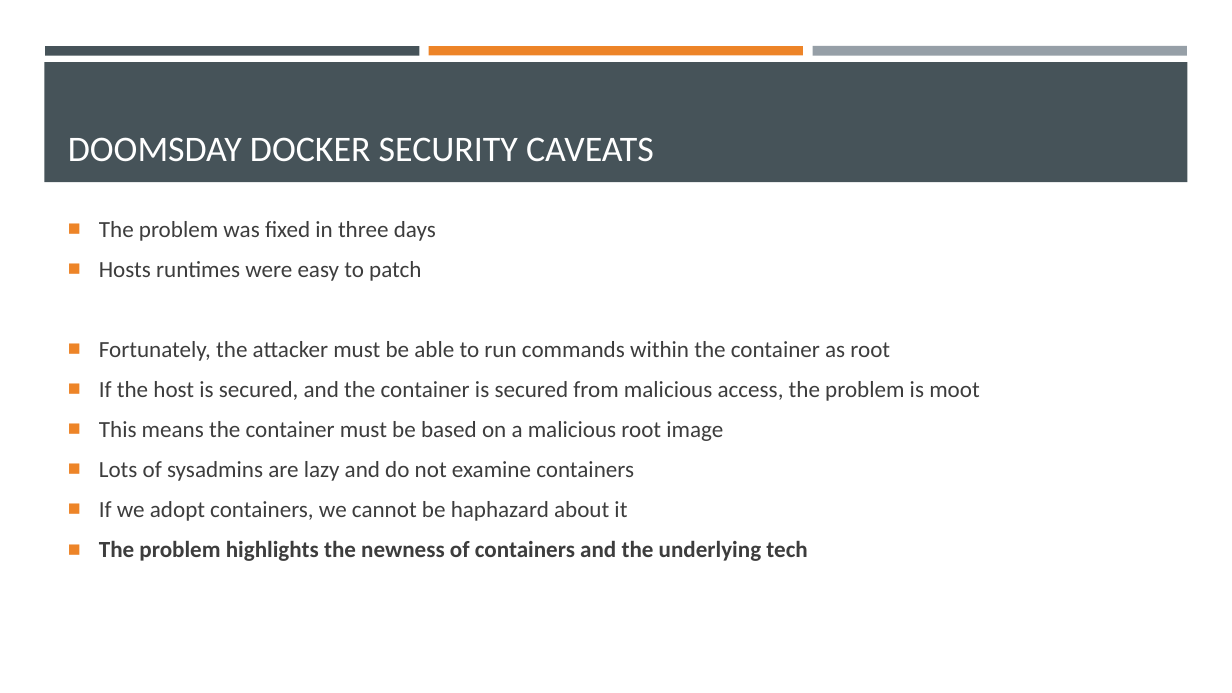
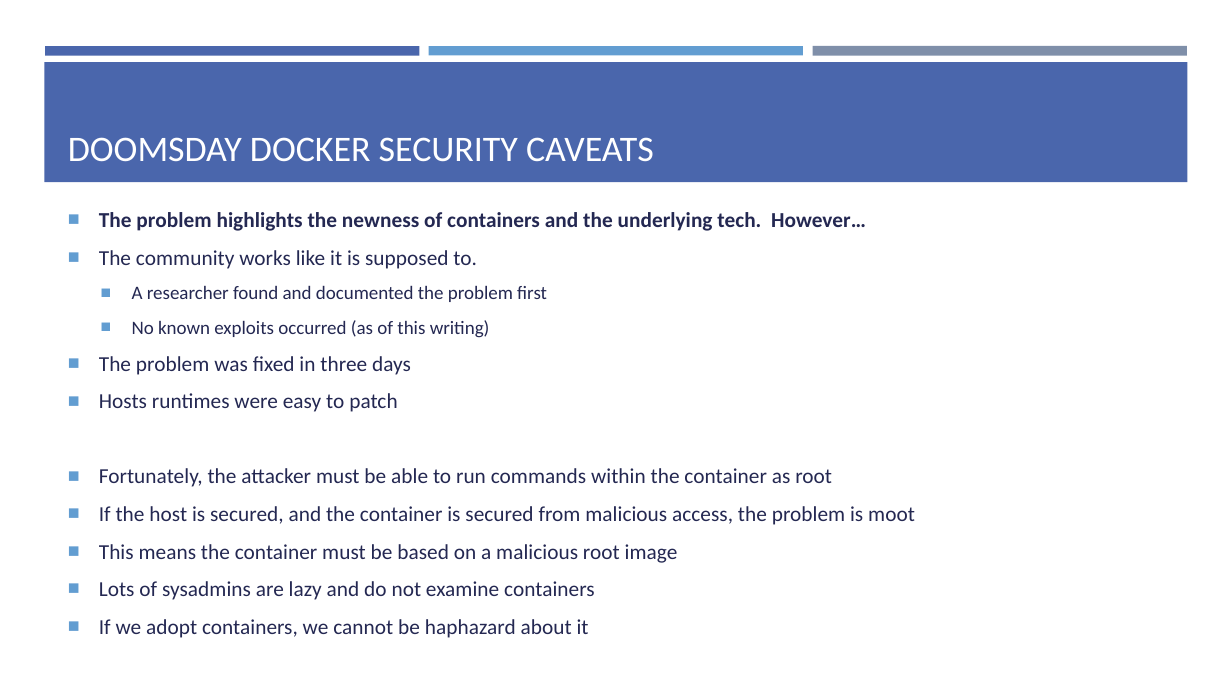
Before and after one commit to EnterpriseProductsLP/introduction-to-docker, a slide deck: slide 34 of presentation/presentation.pptx. Drawn at 1232x693 pixels with LibreOffice and Linux fonts; fonts in the diff are those of the drawing. Boxes give left, top, right and bottom in pixels: in the first picture for what was removed or moved away, otherwise in the second. Text is boxed around its words. In the diff, an @@ line names an element or a change of style, - is before the commit and + after.

Commit message:
Finished presentation V1.

```diff
--- a/presentation/presentation.pptx
+++ b/presentation/presentation.pptx
@@ rectangle at box(45, 46, 420, 55): fill #465359 to #4A66AC @@
@@ rectangle at box(429, 46, 803, 55): fill #ED8428 to #629DD1 @@
@@ rectangle at box(812, 46, 1187, 56): fill #969FA7 to #7F8FA9 @@
@@ rectangle at box(44, 62, 1188, 182): fill #465359 to #4A66AC @@
@@ text at box(99, 212, 866, 338): paragraphs added @@
+■ The problem highlights the newness of containers and the underlying tech. However…
+■ The community works like it is supposed to.
+  ■ A researcher found and documented the problem first
+  ■ No known exploits occurred (as of this writing)
@@ text at box(99, 356, 915, 638): size 18 to 16.6 pt, text colour #3D3D3D to #242852 in "The problem was fixed in three days", "Hosts runtimes were easy to patch", "Fortunately, the attacker must be able to ...", "If the host is secured, and the ..." and 3 more places; bullet colour #ED8428 to #629DD1 @@
@@ text at box(99, 541, 807, 561): paragraph removed @@
-■ The problem highlights the newness of containers and the underlying tech
```
Also in this commit, not shown: 39 other slides changed, 1 slide added, 1 other file.
